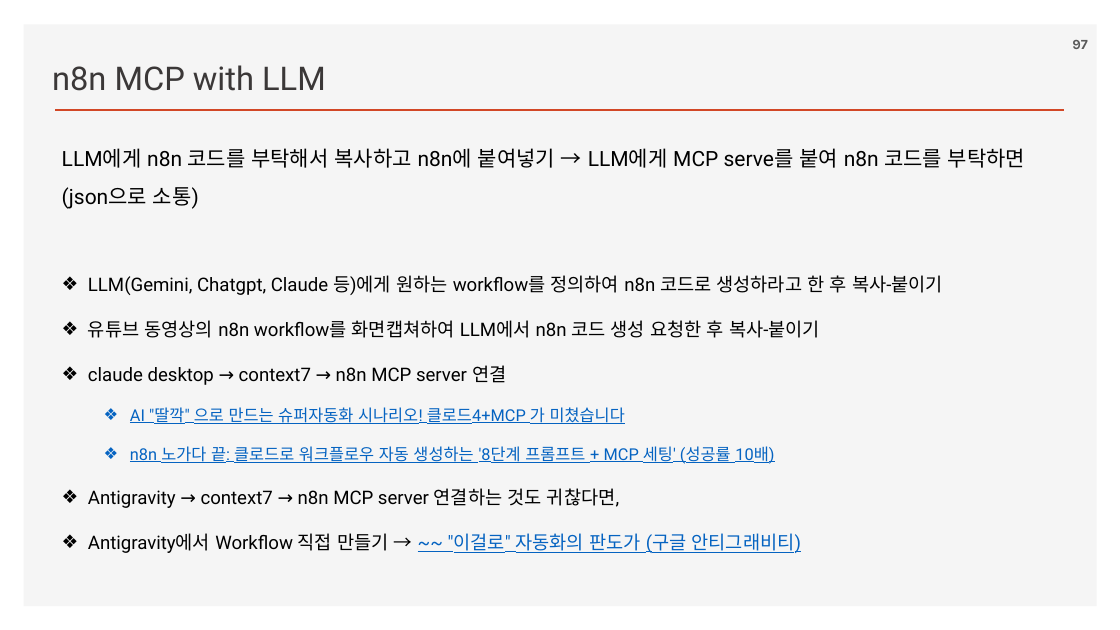
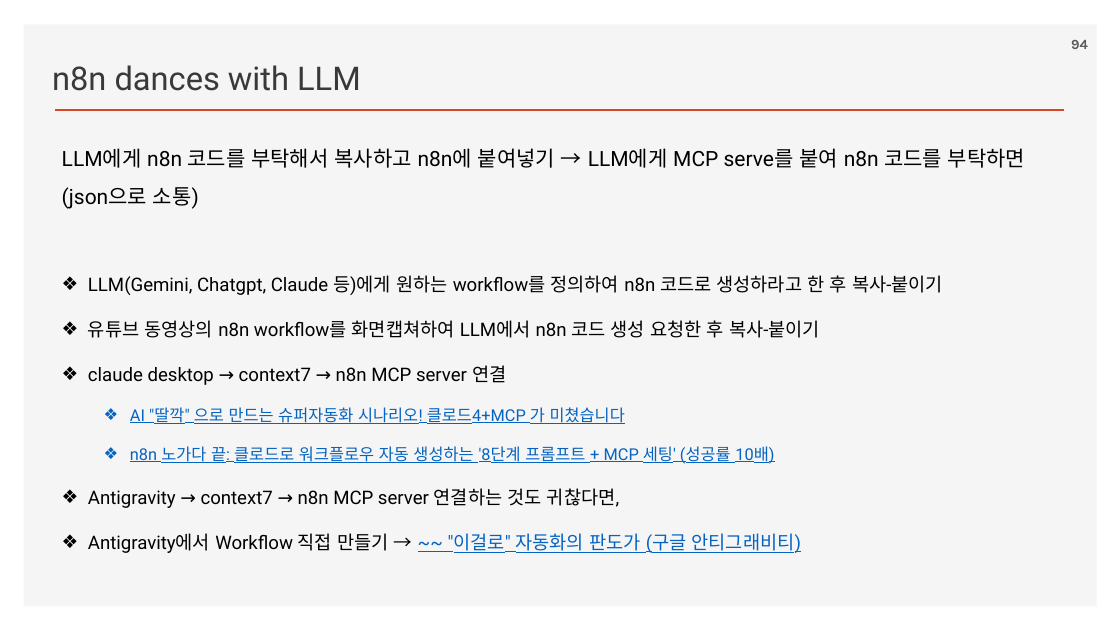
Before and after one commit to ancestor9/2026_Fall_AI-Workflow, a slide deck: slide 94 of PPTs/04_AI Workflow_n8n.pptx (slide 97 before the commit). Drawn at 1120x630 pixels with LibreOffice and Linux fonts; fonts in the diff are those of the drawing; background and template pictures are left out. Boxes give left, top, right and bottom in pixels: in the first picture for what was removed or moved away, otherwise in the second. Text is boxed around its words. In the diff, an @@ line names an element or a change of style, - is before the commit and + after.

```diff
--- a/PPTs/04_AI Workflow_n8n.pptx
+++ b/PPTs/04_AI Workflow_n8n.pptx
@@ page number at (1071, 40, 1088, 49): text changed @@
-97
+94
@@ text at (52, 65, 361, 91): text changed @@
-n8n MCP with LLM
+n8n dances with LLM
```
Also in this commit, not shown: 3 other slides changed, 3 slides removed.
